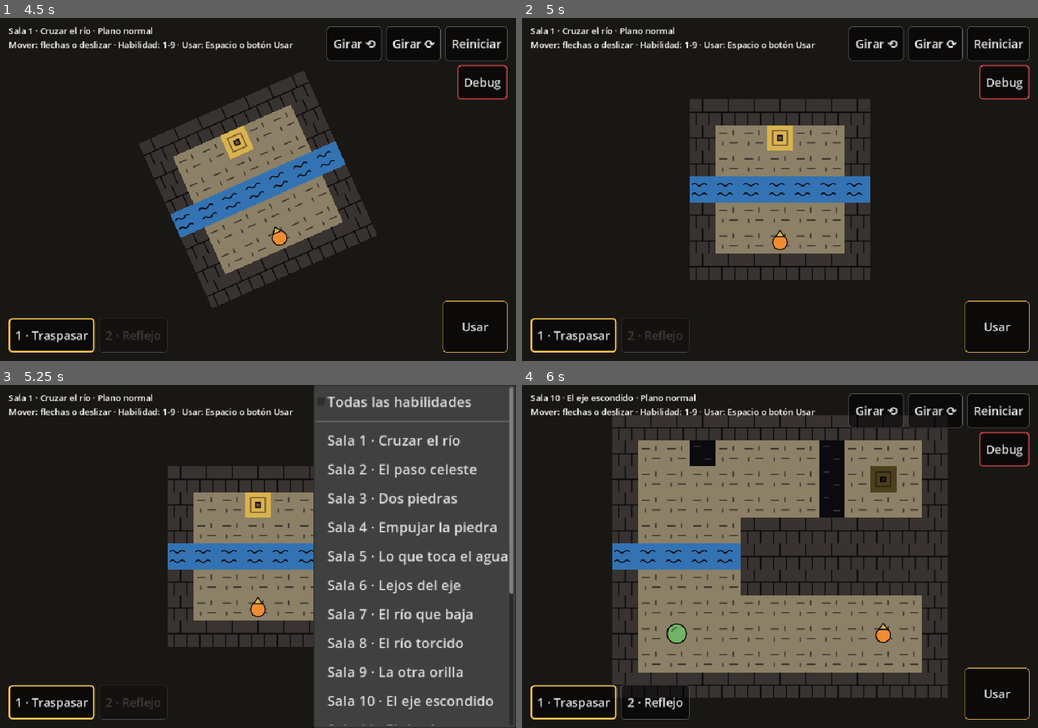
Above: before the commit, frames 1-4 (two rows, left to right).
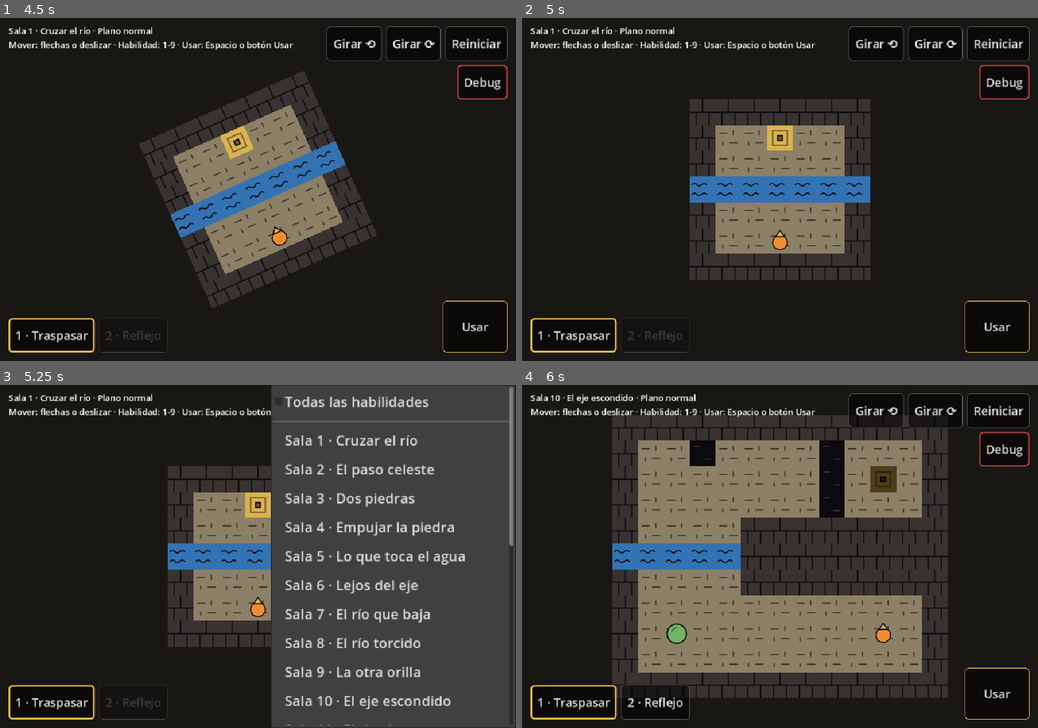
Above: after the commit, the same moments.

Repository: AngeloCS19/Juego
Game: Godot game, scene res://main.tscn
Same seed, same stepped clock (60 frames per second), same inputs: the game is played once before the commit and once after it.
Inputs:
- Up to frame 1 (4.5 s): click "Reiniciar" at 0.5 s; click "Reiniciar" at 1.25 s; click "Reiniciar" at 2 s; click "1 · Traspasar" at 2.75 s; click "Girar ⟲" at 3.5 s; click "Girar ⟳" at 4.25 s
- Up to frame 2 (5 s): no input
- Up to frame 3 (5.25 s): click "Debug" at 5 s
- Up to frame 4 (6 s): click "Usar" at 5.75 s

Frames 1-2 are identical in both runs. In frame 3, 13% of the frame differs, in the area x 52-100%, y 0-100%; in frame 4, nothing differs.

Commit message:
Salas: seis salas de lava, solas y con agua
Elige el paso, La isla, Cuerpo y espíritu, El reflejo no es piedra,
¿Puente o reflejo? y Una piedra, dos trabajos, después de La lava.
La piedra hundida en lava se tiñe de rojo.

Co-Authored-By: Claude Opus 5.5 (1M context) <noreply@anthropic.com>
Claude-Session: https://claude.ai/code/session_01QNBHx1TncRg12kocjdi3BF

Diff:
--- /dev/null
+++ b/salas/rio_13.json
@@ -0,0 +1,18 @@
+{
+	"nombre": "Elige el paso",
+	"mapa": [
+		"###########",
+		"#E.#...#..#",
+		"#..#...#..#",
+		"#^^#^^^#^^#",
+		"#.........#",
+		"#.........#",
+		"###########"
+	],
+	"jugador": [5, 5],
+	"plano_espiritual": { "tipo": "reflexion", "eje": "horizontal", "valor": 3 },
+	"piedras": [
+		{ "pos": [5, 4] }
+	],
+	"solucion": "RULEEEDLUEUUUL"
+}
--- /dev/null
+++ b/salas/rio_14.json
@@ -0,0 +1,23 @@
+{
+	"nombre": "La isla",
+	"mapa": [
+		"#########",
+		"#...E...#",
+		"#^^^^^^^#",
+		"#.......#",
+		"#^^^^^^^#",
+		"#.......#",
+		"#.......#",
+		"#########"
+	],
+	"jugador": [4, 6],
+	"plano_espiritual": [
+		{ "tipo": "reflexion", "eje": "horizontal", "valor": 2 },
+		{ "tipo": "reflexion", "eje": "horizontal", "valor": 4 }
+	],
+	"piedras": [
+		{ "pos": [4, 3] },
+		{ "pos": [2, 5] }
+	],
+	"solucion": "LLLUREEDRUEUEUU"
+}
--- /dev/null
+++ b/salas/rio_15.json
@@ -0,0 +1,22 @@
+{
+	"nombre": "Cuerpo y espíritu",
+	"mapa": [
+		"###########",
+		"#....E....#",
+		"#^^^^^^^^^#",
+		"#.........#",
+		"#.........#",
+		"#~~~~~~~~~#",
+		"#.........#",
+		"###########"
+	],
+	"jugador": [5, 6],
+	"plano_espiritual": [
+		{ "tipo": "reflexion", "eje": "horizontal", "valor": 2 },
+		{ "tipo": "reflexion", "eje": "horizontal", "valor": 5 }
+	],
+	"piedras": [
+		{ "pos": [5, 3] }
+	],
+	"solucion": "PUUPEUU"
+}
--- /dev/null
+++ b/salas/rio_16.json
@@ -0,0 +1,22 @@
+{
+	"nombre": "El reflejo no es piedra",
+	"mapa": [
+		"###########",
+		"#######..E#",
+		"#.....^...#",
+		"#vvvvv#####",
+		"#~~~~~~~~~#",
+		"#.........#",
+		"###########"
+	],
+	"jugador": [6, 5],
+	"plano_espiritual": [
+		{ "tipo": "reflexion", "eje": "horizontal", "valor": 4 },
+		{ "tipo": "reflexion", "eje": "vertical", "valor": 6 }
+	],
+	"piedras": [
+		{ "pos": [3, 2] },
+		{ "pos": [4, 5] }
+	],
+	"solucion": "LEEFPULUUPREEERRURR"
+}
--- /dev/null
+++ b/salas/rio_17.json
@@ -0,0 +1,19 @@
+{
+	"nombre": "¿Puente o reflejo?",
+	"mapa": [
+		"#############",
+		"#.....^..v..#",
+		"#.....^..v.E#",
+		"#.....^..v..#",
+		"#.....^..v..#",
+		"#.....^..v..#",
+		"#############"
+	],
+	"jugador": [3, 5],
+	"plano_espiritual": { "tipo": "reflexion", "eje": "vertical", "valor": 6 },
+	"piedras": [
+		{ "pos": [3, 2] },
+		{ "pos": [5, 4] }
+	],
+	"solucion": "UUFDRERRUURPRRR"
+}
--- /dev/null
+++ b/salas/rio_18.json
@@ -0,0 +1,22 @@
+{
+	"nombre": "Una piedra, dos trabajos",
+	"mapa": [
+		"#############",
+		"#.....~.....#",
+		"#.....~.....#",
+		"#^^^^^~vvvvv#",
+		"#.....##.####",
+		"#.....##..E.#",
+		"#.....#######",
+		"#############"
+	],
+	"jugador": [3, 6],
+	"plano_espiritual": [
+		{ "tipo": "reflexion", "eje": "vertical", "valor": 6 },
+		{ "tipo": "reflexion", "eje": "horizontal", "valor": 3 }
+	],
+	"piedras": [
+		{ "pos": [2, 5] }
+	],
+	"solucion": "LLUREEDRUEEFUURPRRRDDDRR"
+}
--- a/scripts/main.gd
+++ b/scripts/main.gd
@@ -15,6 +15,12 @@
 	"res://salas/rio_09.json",
 	"res://salas/rio_10.json",
 	"res://salas/rio_11.json",
+	"res://salas/rio_13.json",
+	"res://salas/rio_14.json",
+	"res://salas/rio_15.json",
+	"res://salas/rio_16.json",
+	"res://salas/rio_17.json",
+	"res://salas/rio_18.json",
 	"res://salas/rio_jefe.json",
 	"res://salas/rio_huida_1.json",
 	"res://salas/rio_huida_2.json",
--- a/scripts/sala.gd
+++ b/scripts/sala.gd
@@ -314,7 +314,9 @@
 		var escala := 1.18 if p["flota"] else 1.0  # una piedra en el agua se ve un poco más grande
 		var lado := TAM * escala
 		var r := Rect2(_centro(p["pos"]) - Vector2.ONE * lado * 0.5, Vector2.ONE * lado)
-		draw_texture_rect(_tex_piedra(p), r, false)
+		# Hundida en la lava se tiñe de rojo, como si se mezclara con ella.
+		var hundida: bool = p["flota"] and celda(p["pos"]) == "^"
+		draw_texture_rect(_tex_piedra(p), r, false, Color(1, 0.55, 0.4) if hundida else Color.WHITE)
 		if p["marcada"]:
 			draw_texture_rect(TEX_ANILLO_REFLEJO, r, false)
 	if espiritual and not prenda_tomada:
Not shown, changed: README.md
